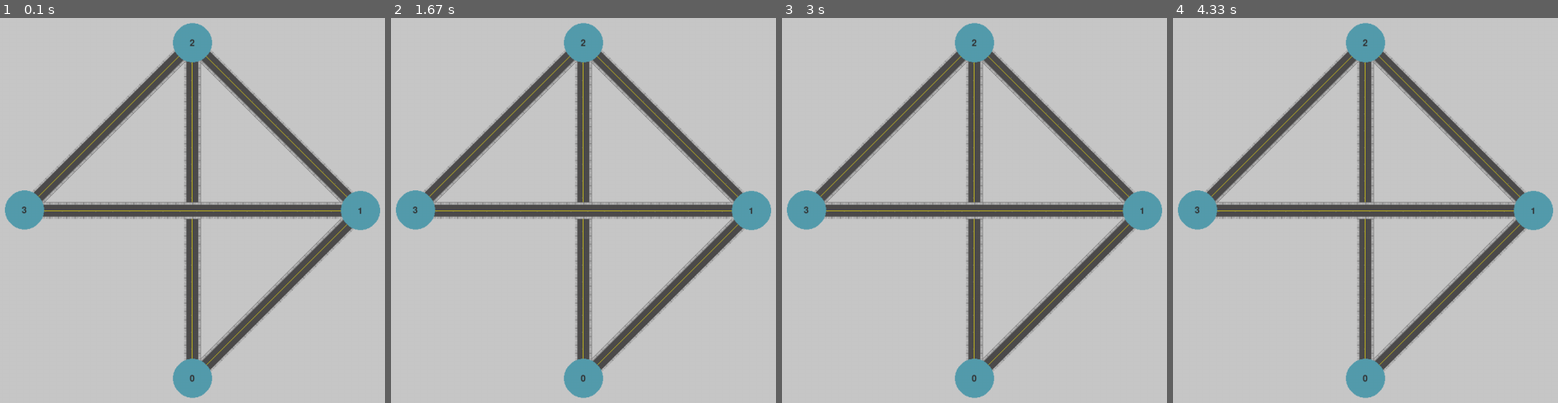
Above: before the commit, frames 1-4 (left to right).
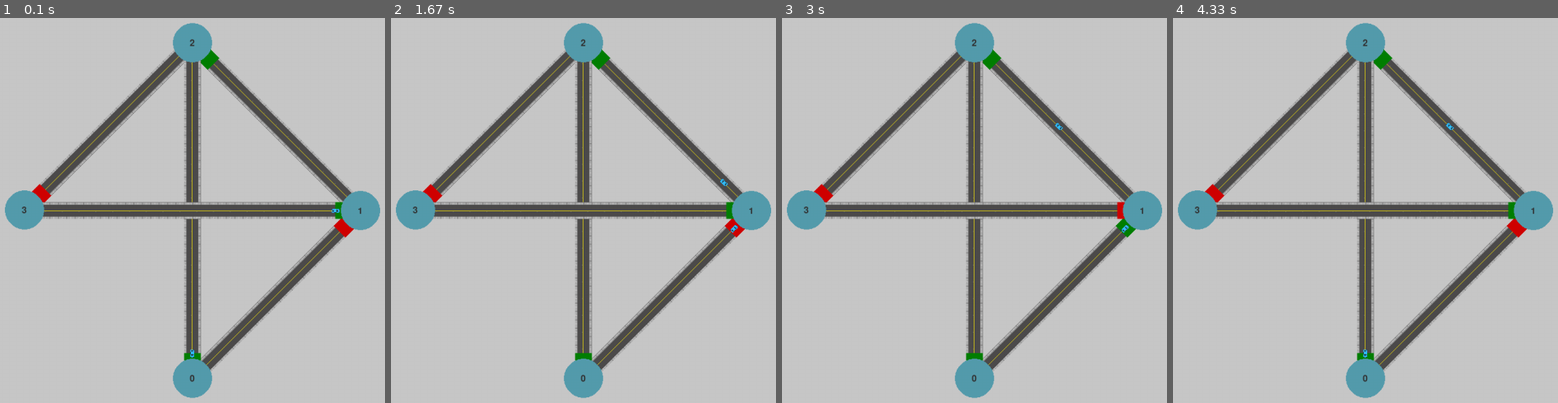
Above: after the commit, the same moments.

Repository: fernandorego/feup-iart-traffic-signaling
Game: pygame game, started from traffic_signaling/src/main.py
The game is run twice, just before and just after one commit, with the same random seed, the same clock (stepped at 60 frames per second) and the same inputs.
Inputs:
- Up to frame 1 (0.1 s): no input
- Up to frame 2 (1.67 s): no input
- Up to frame 3 (3 s): no input
- Up to frame 4 (4.33 s): no input

The runs differ from the first frame. In frame 1, 0.6% of the frame differs, in the area x 8-93%, y 8-90%; in frame 2, 0.6%; in frame 3, 0.6%; in frame 4, 0.6%.

Commit message:
Add cars to view

Diff:
--- a/traffic_signaling/src/controller/city_controller.py
+++ b/traffic_signaling/src/controller/city_controller.py
@@ -33,7 +33,7 @@
             angle += rotation_angle
         return
 
-    def evaluate(self):
+    def simulate(self):
         # setup simulation helpers
         street_queue = {street_id: deque()
                         for street_id in range(self.city.no_streets)}
@@ -48,26 +48,27 @@
             street_queue[car_path[car.id][0].id].append(car.id)
             next_analysed_time[car.id] = 0
 
-        print()
-        print(self.schedule.schedule)
-        print(self.city.street_intersection)
-        print(street_queue)
-        print(green_cycle_duration)
-        print(car_path)
-        print(next_analysed_time)
-        print()
-
         # run simulation
         score = 0
-        for current_time in range(self.city.duration+1):
+        for current_time in range(self.city.duration + 1):
             crossed_intersections = []
             scheduled_removals = []
+            green_lights_streets = []
+
+            for id, intersection in self.schedule.schedule.items():
+                green_lights_streets.append(
+                    intersection[current_time % green_cycle_duration[id]])
+
+            # {street_id: [street, L]}
+            cars_position = {car_id: [car_path[car_id][0].id, max(next_analysed_time[car_id] - current_time, 0)]
+                             for car_id in car_path}
+            print("TIME=", current_time, "CARS=", cars_position)
+
             for car_id in car_path:
-                # ainda não chegou a interseção
                 if next_analysed_time[car_id] > current_time:
                     continue
                 street = car_path[car_id][0]
-                if street_queue[car_path[car_id][0].id][0] != car_id:  # primeiro carro da fila
+                if street_queue[street.id][0] != car_id:
                     continue
                 intersection_id = self.city.street_intersection[street.name]
                 light_is_green = self.schedule.schedule[intersection_id][current_time %
@@ -78,32 +79,24 @@
                 crossed_intersections.append(intersection_id)
                 street_queue[street.id].popleft()
                 car_path[car_id].popleft()
-                next_street = car_path[car_id][0]
-                next_time = current_time + next_street.length
-                if len(car_path[car_id]) == 1:
+
+                if len(car_path[car_id]) == 0:
                     scheduled_removals.append(car_id)
-                    if next_time <= self.city.duration:
-                        score += self.city.car_value + self.city.duration - next_time
                 else:
+                    next_street = car_path[car_id][0]
+                    next_time = current_time + next_street.length
                     street_queue[next_street.id].append(car_id)
                     next_analysed_time[car_id] = next_time
             for car_id in scheduled_removals:
                 del car_path[car_id]
 
-            print()
-            print(street_queue)
-            print(green_cycle_duration)
-            print(car_path)
-            print(next_analysed_time)
-            print()
+            self.draw(green_lights_streets, cars_position)
 
             sleep(1)
 
-        return score
-
-    def draw(self):
+    def draw(self, green_lights, cars_position):
         self.window.fill(BG_COLOR)
 
-        self.city_viewer.draw(self.window)
+        self.city_viewer.draw(self.window, green_lights, cars_position)
 
         pygame.display.flip()
--- a/traffic_signaling/src/controller/pygame_controller.py
+++ b/traffic_signaling/src/controller/pygame_controller.py
@@ -35,8 +35,8 @@
         self.bg_color = (r, g, b)
 
     def main(self) -> None:
-        self.city_controller.draw()
-        self.city_controller.evaluate()
+        # self.city_controller.draw()
+        self.city_controller.simulate()
 
     def update(self) -> None:
         self.city_controller.update()
--- a/traffic_signaling/src/view/city_viewer.py
+++ b/traffic_signaling/src/view/city_viewer.py
@@ -5,6 +5,8 @@
 INTERSECTION_COLOR = (85, 156, 173)
 TEXT_COLOR = (50, 50, 50)
 BLOCKSIZE = 30
+CAR_LEN = 15
+CAR_WIDTH = 10
 GREEN = (0, 255, 0)
 RED = (255, 0, 0)
 
@@ -13,7 +15,6 @@
     def __init__(self, city: City) -> None:
         self.city = city
         self.streets = self.get_roads()
-        print(self.streets)
 
     def get_roads(self):
         streets = []
@@ -24,29 +25,46 @@
                 for id2, intersection2 in self.city.intersections.items():
                     for incoming in intersection2.incoming_streets:
                         if (outcoming.id == incoming.id):
-                            streets.append((outcoming.id, id1, id2))
+                            streets.append(
+                                (outcoming.id, id1, id2, outcoming.name, outcoming.length))
                             st = True
                             break
                     if st:
                         break
-
         return streets
 
-    def draw(self, window) -> None:
+    def draw(self, window, green_lights_streets, cars_position) -> None:
         for street in self.streets:
-            self.draw_road(window, street)
+            green = street[3] in green_lights_streets
+            self.draw_road(window, street, green)
+            # if street[0] in cars_position:
+            for id, info in cars_position.items():
+                if info[0] == street[0]:
+                    self.draw_car(window, street, info[1])
 
         font = pygame.font.SysFont(None, 24)
 
         for id, intersection in self.city.intersections.items():
             self.draw_intersection(window, id, intersection, font)
 
-    def draw_road(self, window, street):
+    def draw_road(self, window, street, green):
         start_intersect_pos = self.city.intersections[street[1]].get_pos()
         end_intersect_pos = self.city.intersections[street[2]].get_pos()
 
         angle = degrees(atan2(end_intersect_pos[1] - start_intersect_pos[1],
                               end_intersect_pos[0] - start_intersect_pos[0]))
+
+        green_block = pygame.image.load(
+            '../asset/img/green.png').convert_alpha()
+        green_block = pygame.transform.scale(
+            green_block, (BLOCKSIZE, BLOCKSIZE))
+        green_block = pygame.transform.rotate(green_block, -angle)
+
+        red_block = pygame.image.load(
+            '../asset/img/red.png').convert_alpha()
+        red_block = pygame.transform.scale(
+            red_block, (BLOCKSIZE, BLOCKSIZE))
+        red_block = pygame.transform.rotate(red_block, -angle)
 
         road_block = pygame.image.load(
             '../asset/img/road.png').convert_alpha()
@@ -60,12 +78,48 @@
 
         while (dist(pos, end_intersect_pos) <= distance):
             distance = dist(pos, end_intersect_pos)
-            rotated_center = (road_block.get_rect(
-                center=(pos[0], pos[1])))
-            window.blit(road_block, rotated_center)
+            if green and distance < 50:
+                rotated_center = (green_block.get_rect(
+                    center=(pos[0], pos[1])))
+                window.blit(green_block, rotated_center)
+            elif not green and distance < 60:
+                rotated_center = (red_block.get_rect(
+                    center=(pos[0], pos[1])))
+                window.blit(red_block, rotated_center)
+            else:
+                rotated_center = (road_block.get_rect(
+                    center=(pos[0], pos[1])))
+                window.blit(road_block, rotated_center)
 
             pos = (pos[0] + round(BLOCKSIZE*cos(radians(angle))),
                    pos[1] + round(BLOCKSIZE*sin(radians(angle))))
+
+    def draw_car(self, window, street, l):
+
+        start_intersect_pos = self.city.intersections[street[1]].get_pos()
+        end_intersect_pos = self.city.intersections[street[2]].get_pos()
+
+        angle = degrees(atan2(end_intersect_pos[1] - start_intersect_pos[1],
+                              end_intersect_pos[0] - start_intersect_pos[0]))
+
+        distance = dist(start_intersect_pos, end_intersect_pos) / street[4]
+
+        if l == 0:
+            pos = (start_intersect_pos[0] + round(street[4] * distance * cos(radians(angle)) - 1.5 * BLOCKSIZE * cos(radians(angle))),
+                   start_intersect_pos[1] + round(street[4] * distance * sin(radians(angle)) - 1.5 * BLOCKSIZE * sin(radians(angle))))
+        else:
+            pos = (start_intersect_pos[0] + round((street[4] - l) * distance * cos(radians(angle)) - 0.5 * distance * cos(radians(angle))),
+                   start_intersect_pos[1] + round((street[4] - l) * distance * sin(radians(angle)) - 0.5 * distance * sin(radians(angle))))
+
+        car = pygame.image.load(
+            '../asset/img/car.png').convert_alpha()
+        car = pygame.transform.scale(
+            car, (CAR_LEN, CAR_WIDTH))
+        car = pygame.transform.rotate(car, -angle)
+
+        rotated_center = (car.get_rect(
+            center=(pos[0], pos[1])))
+        window.blit(car, rotated_center)
 
     def draw_intersection(self, window, id, intersection, font):
         pygame.draw.circle(window, INTERSECTION_COLOR,
Binary file added: traffic_signaling/asset/img/car.png
Binary file added: traffic_signaling/asset/img/green.png
Binary file added: traffic_signaling/asset/img/red.png
